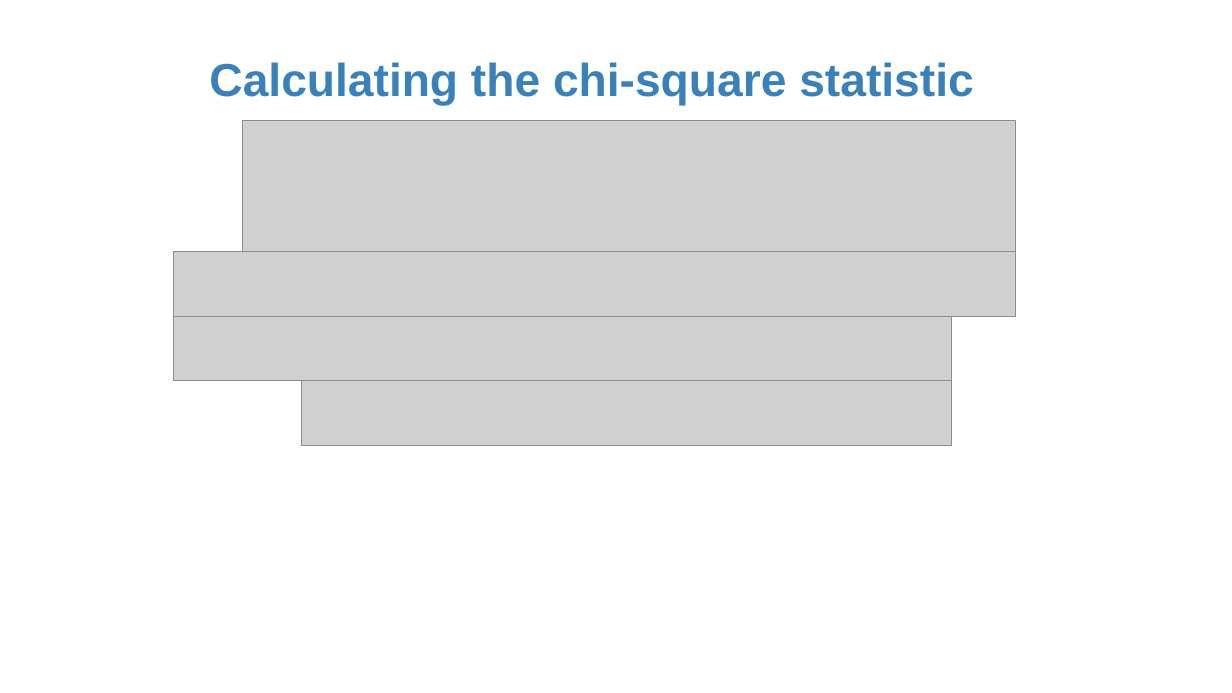
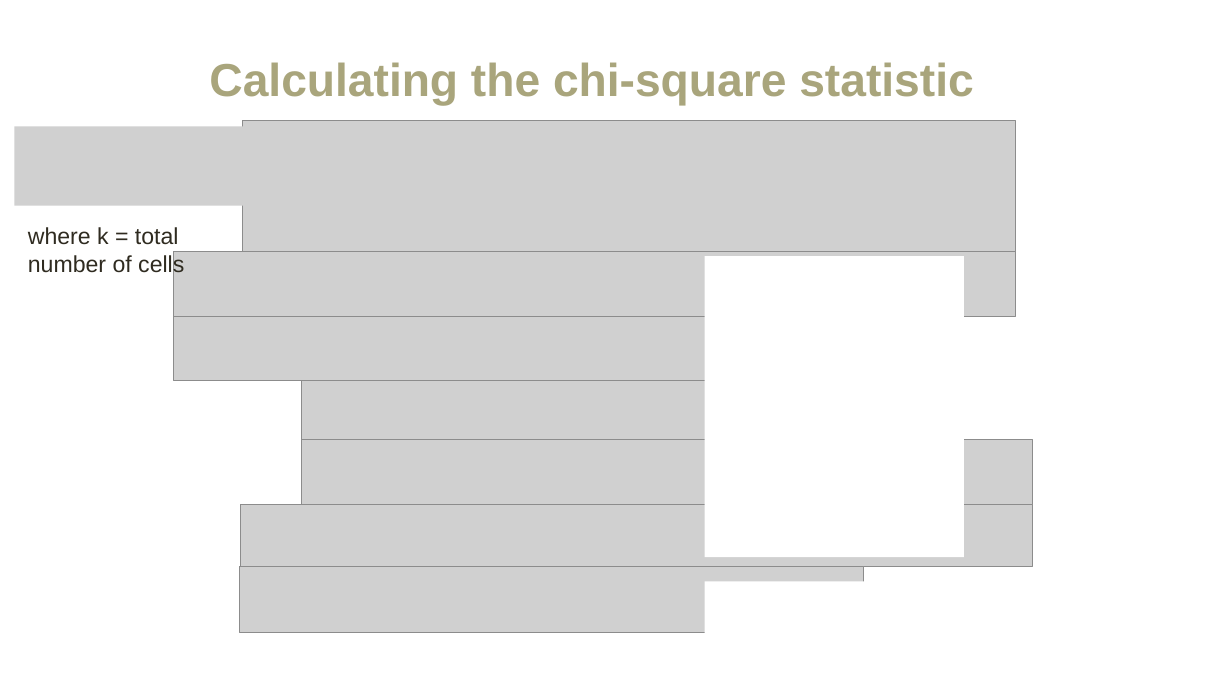
Before and after one commit to amosca01/MATH108-F23, a slide deck: slide 19 of slides/18-difference-many-proportions.pptx (slide 46 before the commit). Drawn at 1232x693 pixels with LibreOffice and Linux fonts; fonts in the diff are those of the drawing; grey boxes stand for pictures. Boxes give left, top, right and bottom in pixels: in the first picture for what was removed or moved away, otherwise in the second. Text is boxed around its words. In the diff, an @@ line names an element or a change of style, - is before the commit and + after.

```diff
--- a/slides/18-difference-many-proportions.pptx
+++ b/slides/18-difference-many-proportions.pptx
@@ title "Calculating the chi-square statistic" at <box>209,62,973,106</box>: text colour #3A81BA to #A9A57C @@
@@ picture added at <box>14,127,253,206</box> @@
@@ text added at <box>28,227,184,277</box>, 18 pt, text #2F2B20 @@
+where k = total number of cells
@@ rectangle added at <box>705,256,965,557</box>, fill #FFFFFF @@
@@ picture added at <box>301,440,1032,505</box> @@
@@ picture added at <box>240,505,1032,567</box> @@
@@ picture added at <box>239,567,863,633</box> @@
@@ rectangle added at <box>705,581,965,637</box>, fill #FFFFFF @@
```
Also in this commit, not shown: 65 other slides changed, 13 slides added, 39 slides removed, 6 other files.
